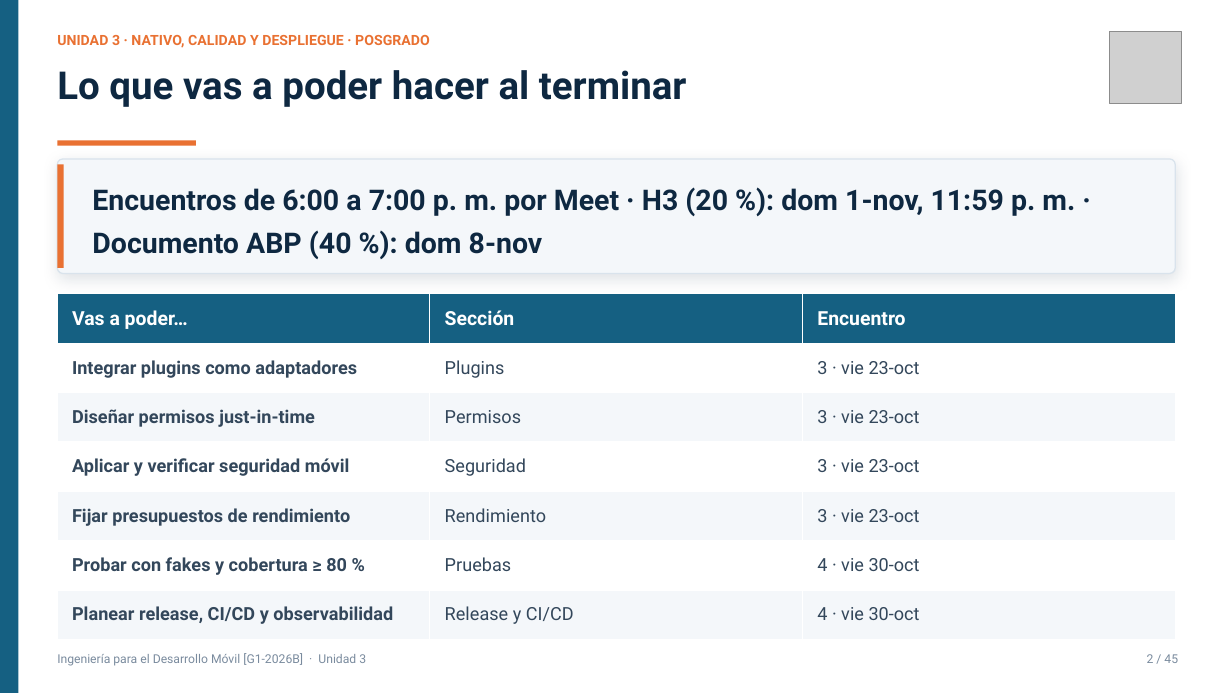
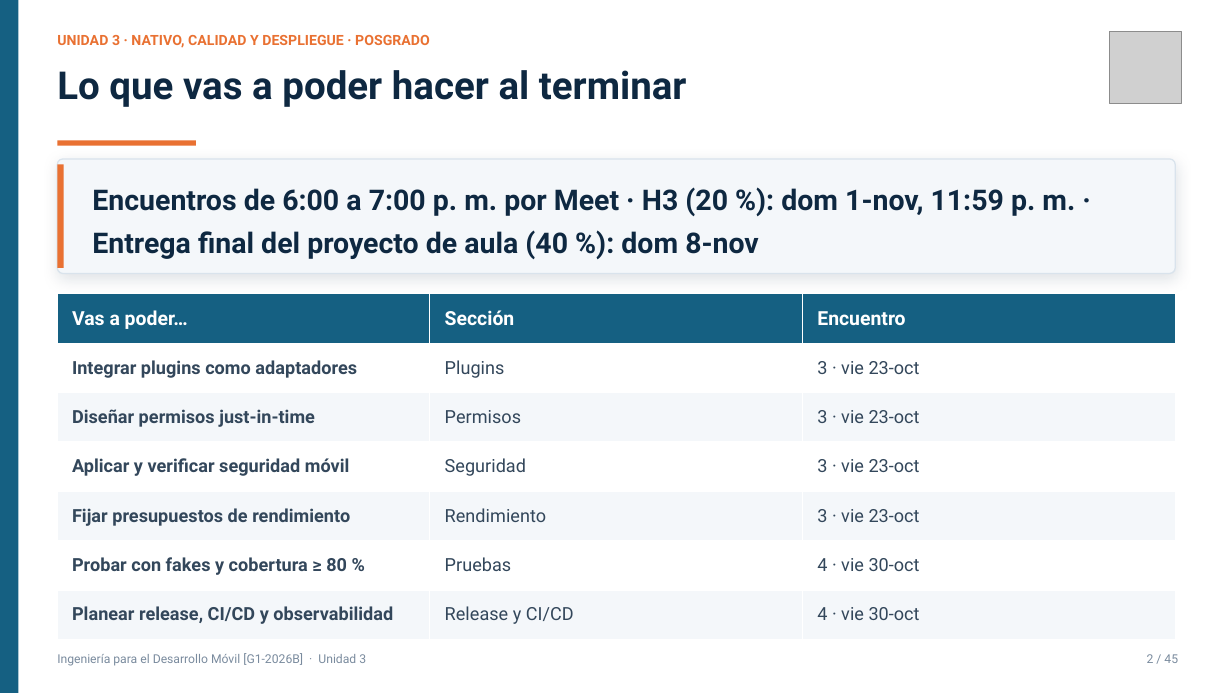
Before and after one commit to code-corhuila/ova-web, a slide deck: slide 3 of 2026-B/ingenieria-desarrollo-movil/unidad-03/slides/unidad03calidad-release.pptx. Drawn at 1232x693 pixels with LibreOffice and Linux fonts; fonts in the diff are those of the drawing; grey boxes stand for pictures. Boxes give left, top, right and bottom in pixels: in the first picture for what was removed or moved away, otherwise in the second. Text is boxed around its words. In the diff, an @@ line names an element or a change of style, - is before the commit and + after.

```diff
--- a/2026-B/ingenieria-desarrollo-movil/unidad-03/slides/unidad03calidad-release.pptx
+++ b/2026-B/ingenieria-desarrollo-movil/unidad-03/slides/unidad03calidad-release.pptx
@@ text at (x1=92, y1=187, x2=1075, y2=259): text changed @@
-Encuentros de 6:00 a 7:00 p. m. por Meet · H3 (20 %): dom 1-nov, 11:59 p. m. · Documento ABP (40 %): dom 8-nov
+Encuentros de 6:00 a 7:00 p. m. por Meet · H3 (20 %): dom 1-nov, 11:59 p. m. · Entrega final del proyecto de aula (40 %): dom 8-nov
```
Also in this commit, not shown: 3 other slides changed, 46 other files.
